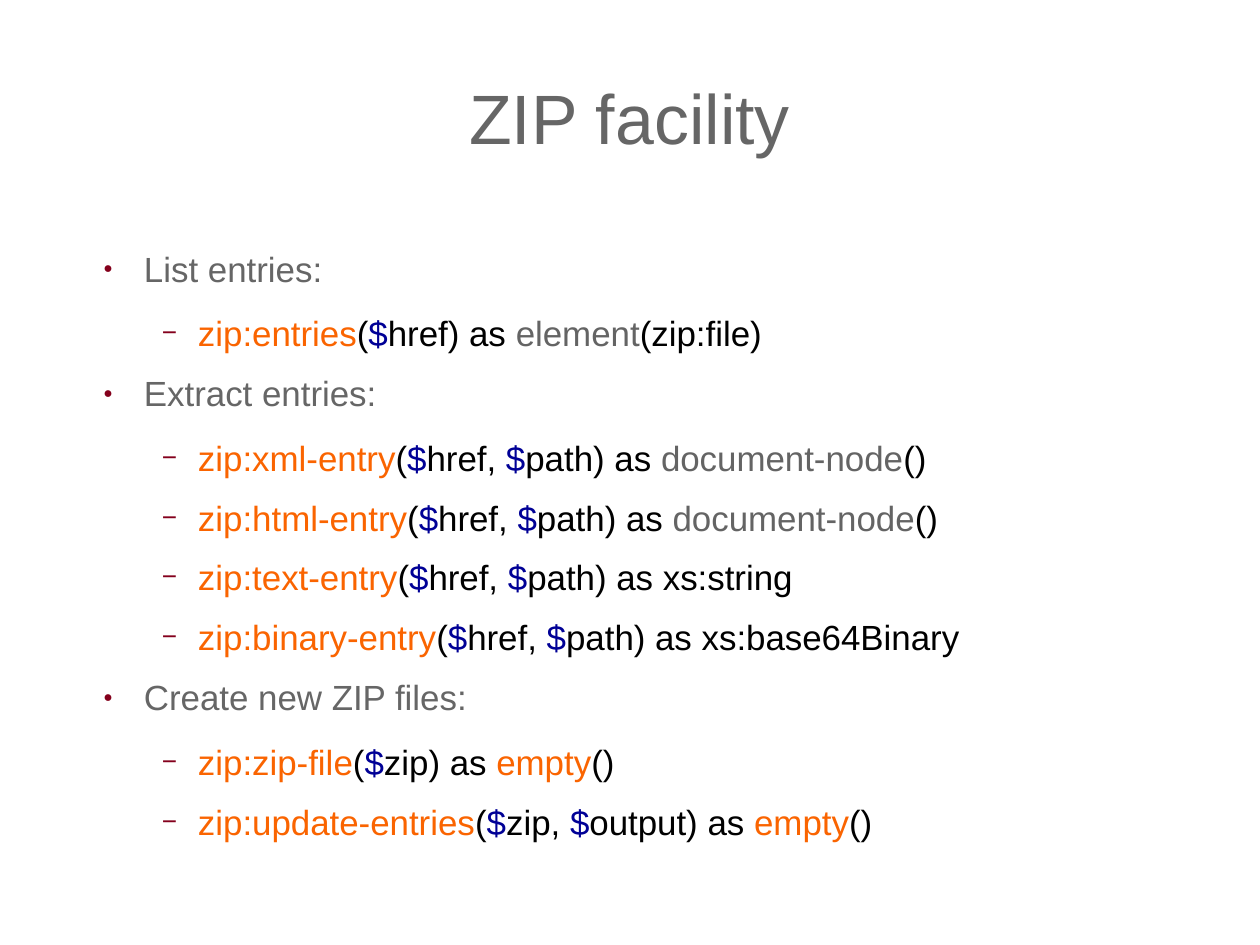
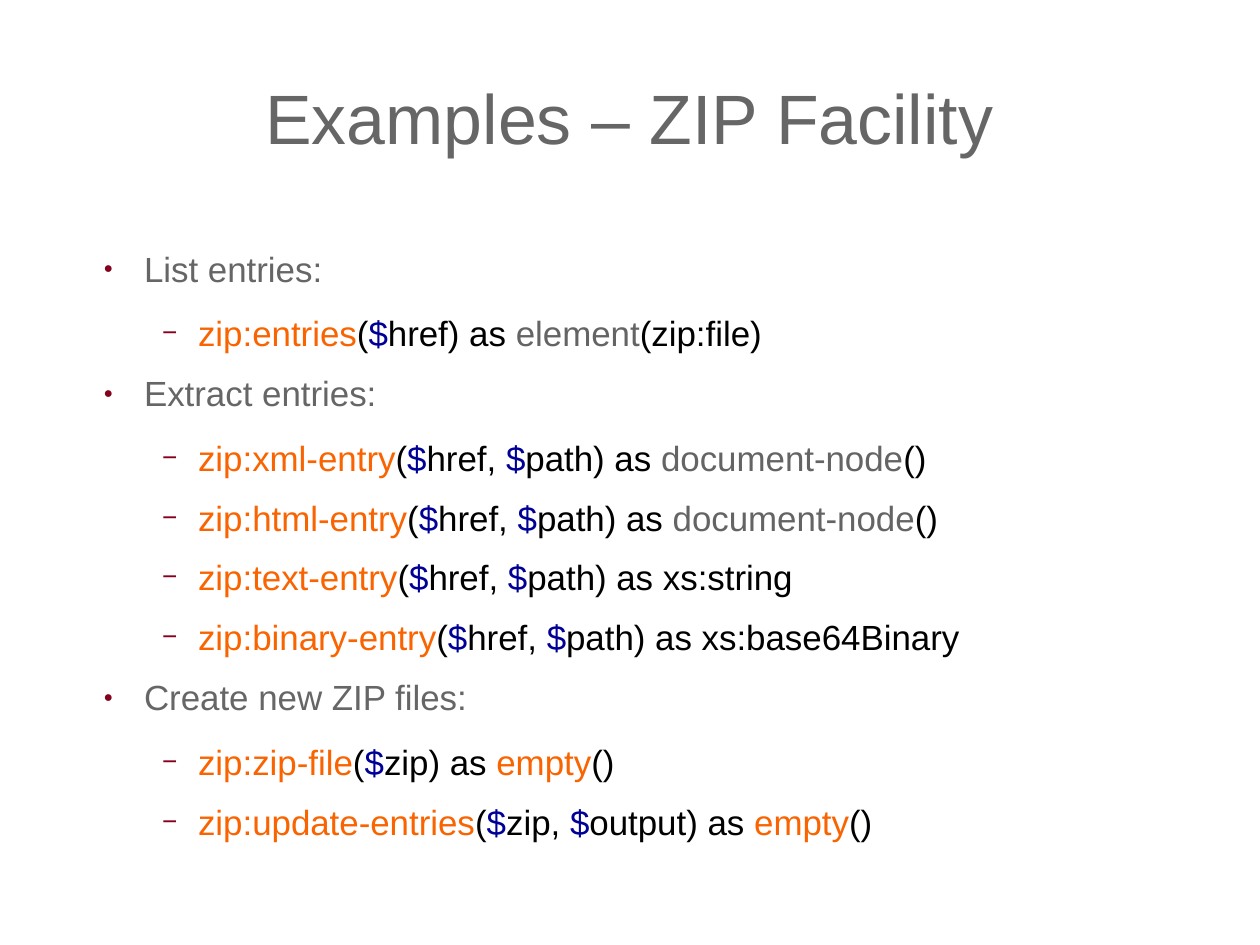
Before and after one commit to expath/expath-www, a slide deck: slide 10 of misc/2010-prague/presentation/fgeorges-expath.odp (slide 37 before the commit). Drawn at 1260x945 pixels with LibreOffice and Linux fonts; fonts in the diff are those of the drawing; background and template pictures are left out. Boxes give left, top, right and bottom in pixels: in the first picture for what was removed or moved away, otherwise in the second. Text is boxed around its words. In the diff, an @@ line names an element or a change of style, - is before the commit and + after.

```diff
--- a/misc/2010-prague/presentation/fgeorges-expath.odp
+++ b/misc/2010-prague/presentation/fgeorges-expath.odp
@@ title at (265, 93, 993, 157): text changed @@
-ZIP facility
+Examples – ZIP Facility
```
Also in this commit, not shown: 1 other slide changed, 15 slides added, 39 slides removed.
